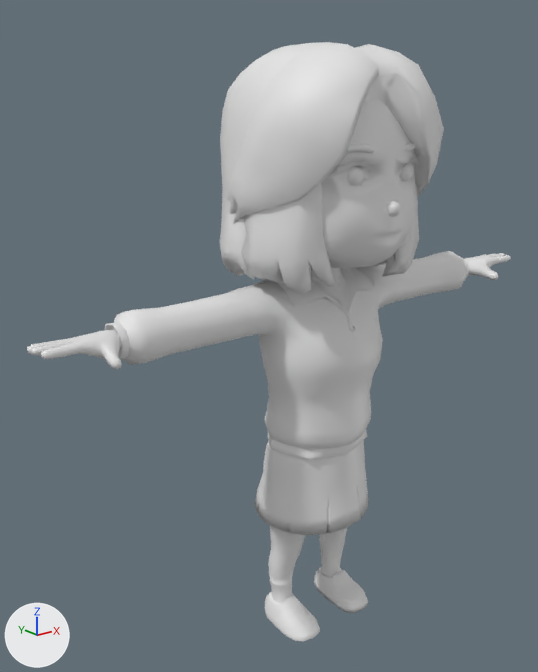
The glTF model Avatars/meta-track-man-avatar.glb as it was, and as the next commit left it.
Rendered twice from a 50 mm camera at (-1.431, -1.56, 1.604) aimed at (-0.107, 0.095, 0.942). The lights are fixed; the arrows at lower left show +X, +Y and +Z. Materials are left out; every surface is plain grey. Vertices at the same position are counted once.

The scene before the commit, as lines of its bpy script (objects in view):
```python
me_mesh_0 = bpy.data.meshes.new('Mesh_0')
me_mesh_0.from_pydata(...)  # 434 vertices, 759 faces; spans x -0.288..0.298, y -0.294..0.287, z 1.126..1.758
me_mesh_0.materials.append(mat_hair)
me_mesh_1 = bpy.data.meshes.new('Mesh_1')
me_mesh_1.from_pydata(...)  # 622 vertices, 1130 faces; spans x -0.262..0.262, y -0.293..0.228, z 1.17..1.7
me_mesh_1.materials.append(mat_face)
me_mesh_2 = bpy.data.meshes.new('Mesh_2')
me_mesh_2.from_pydata(...)  # 837 vertices, 1640 faces; spans x -0.657..0.657, y -0.169..0.118, z 0.612..1.224
me_mesh_2.materials.append(mat_body)
me_mesh_3 = bpy.data.meshes.new('Mesh_3')
me_mesh_3.from_pydata(...)  # 1014 vertices, 1950 faces; spans x -0.199..0.199, y -0.153..0.163, z 0.073..0.64
me_mesh_3.materials.append(mat_leg)
ob_body = bpy.data.objects.new('Body', me_mesh_2)
ob_body.location = (0.0, 0.0, 0.0)
ob_face = bpy.data.objects.new('Face', me_mesh_1)
ob_face.location = (0.0, 0.0, 0.0)
ob_hair = bpy.data.objects.new('Hair', me_mesh_0)
ob_hair.location = (0.0, 0.0, 0.0)
ob_leg = bpy.data.objects.new('Leg', me_mesh_3)
ob_leg.location = (0.0, 0.0, 0.0)
# also in view: 'Foot' at (0.0, -0.023, 0.047); 'Hand' at (0.0, -0.03, 1.054)
```
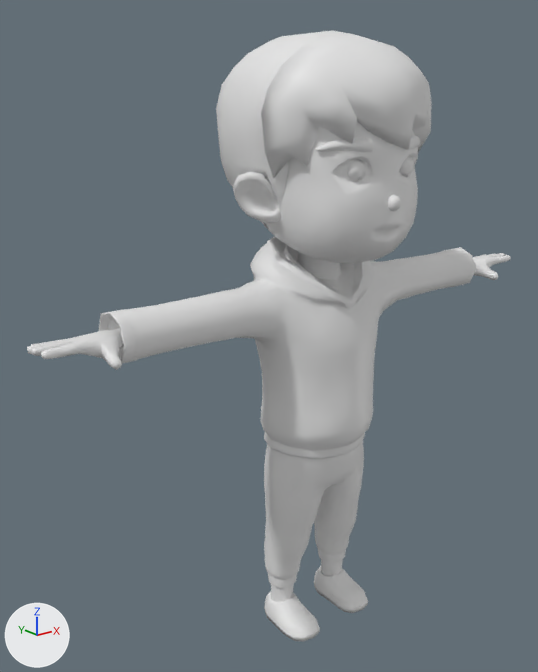
Boxes (x1, y1, x2, y2) around the edits, measured in the pictures (538 x 672 px; the box of a moved part takes in the faces that stretch with it):
'Hair', reshaped (21% shorter): before (220, 42, 444, 294); after (216, 30, 432, 229)
'Body', reshaped (7% taller): before (105, 251, 469, 459); after (98, 236, 476, 458)
'Leg', reshaped (12% narrower): before (254, 440, 368, 603); after (264, 440, 364, 602)
part 1 of me_mesh_0, rebuilt (21% shorter): before (220, 42, 444, 294); after (216, 30, 432, 229)
part 2 of me_mesh_0, deleted: before (375, 182, 419, 277)
part 3 of me_mesh_2, deleted: before (346, 313, 356, 332)
part 4 of me_mesh_2, moved or reshaped: before (105, 251, 469, 459); after (98, 236, 476, 458)
part 5 of me_mesh_3, moved or reshaped: before (254, 440, 368, 602); after (264, 455, 364, 602)

The change, as a diff of the scene's bpy script:
```diff
--- a/Avatars/meta-track-man-avatar.glb.py
+++ b/Avatars/meta-track-man-avatar.glb.py
@@ me_mesh_0 @@
 # used by ob_hair; location = (0.0, 0.0, 0.0)
-me_mesh_0.from_pydata(...)  # 434 vertices, 759 faces; spans x -0.288..0.298, y -0.294..0.287, z 1.126..1.758
+me_mesh_0.from_pydata(...)  # 214 vertices, 370 faces; spans x -0.268..0.259, y -0.309..0.284, z 1.242..1.783
+# me_mesh_0 part 1: the loose piece of 368 vertices spanning x -0.288..0.298, y -0.294..0.287, z 1.126..1.758 is rebuilt with 214 vertices and now spans x -0.268..0.259, y -0.309..0.284, z 1.242..1.783
+# me_mesh_0 part 2: the loose piece of 66 vertices spanning x 0.084..0.279, y -0.208..0.045, z 1.128..1.43 is deleted
@@ me_mesh_2 @@
 # used by ob_body; location = (0.0, 0.0, 0.0)
-me_mesh_2.from_pydata(...)  # 837 vertices, 1640 faces; spans x -0.657..0.657, y -0.169..0.118, z 0.612..1.224
+me_mesh_2.from_pydata(...)  # 869 vertices, 1720 faces; spans x -0.662..0.662, y -0.173..0.18, z 0.613..1.239
+# me_mesh_2 part 3: the loose piece of 51 vertices spanning x -0.011..0.011, y -0.152..-0.123, z 0.992..1.044 is deleted
+# me_mesh_2 part 4: 760 vertices removed from x -0.657..0.657, y -0.169..0.118, z 0.612..1.205; 843 vertices added at x -0.662..0.662, y -0.173..0.18, z 0.613..1.239
@@ me_mesh_3 @@
 # used by ob_leg; location = (0.0, 0.0, 0.0)
-me_mesh_3.from_pydata(...)  # 1014 vertices, 1950 faces; spans x -0.199..0.199, y -0.153..0.163, z 0.073..0.64
+me_mesh_3.from_pydata(...)  # 569 vertices, 1072 faces; spans x -0.175..0.175, y -0.133..0.101, z 0.073..0.64
+# me_mesh_3 part 5: 922 vertices removed from x -0.199..0.199, y -0.153..0.163, z 0.074..0.64; 477 vertices added at x -0.175..0.175, y -0.127..0.101, z 0.078..0.64
```
